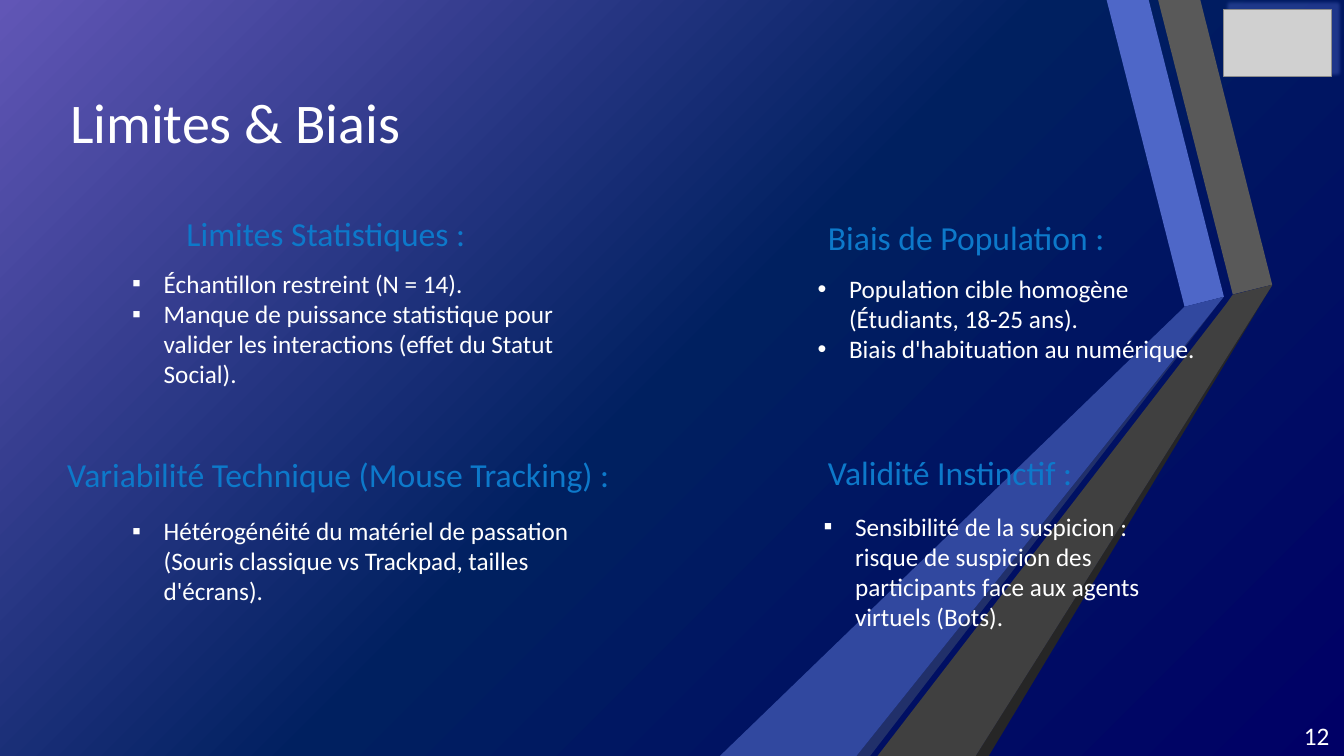
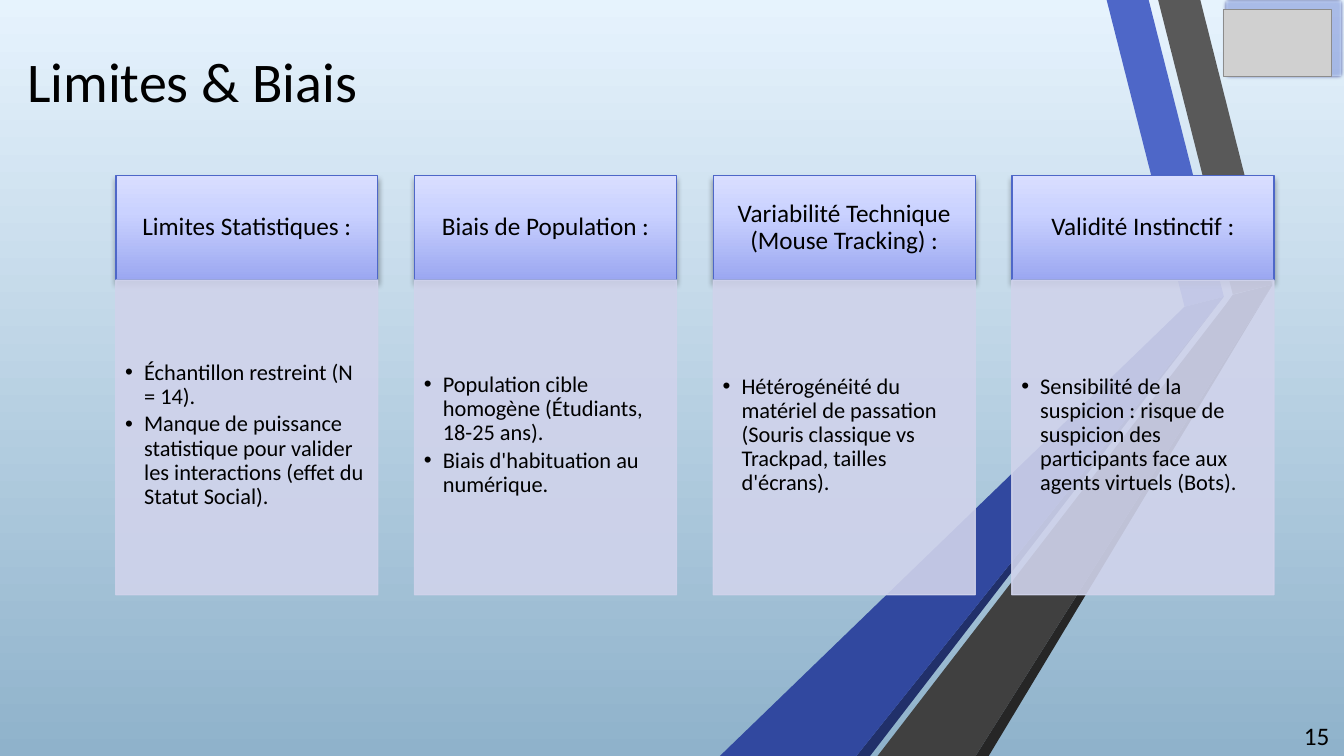
Before and after one commit to Milhane69/Portfolio-RABEHI-Milhane, a slide deck: slide 15 of Expérience.pptx (slide 12 before the commit). Drawn at 1344x756 pixels with LibreOffice and Linux fonts; fonts in the diff are those of the drawing; grey boxes stand for pictures. Boxes give left, top, right and bottom in pixels: in the first picture for what was removed or moved away, otherwise in the second. Text is boxed around its words. In the diff, an @@ line names an element or a change of style, - is before the commit and + after.

```diff
--- a/Expérience.pptx
+++ b/Expérience.pptx
@@ background gradient #6156B6 to #002060 to #000066 to gradient #E6F3FD to #8FB2CC @@
@@ rectangle at (x1=0, y1=0, x2=1344, y2=756): fill gradient #6156B6 to #002060 to #000066 to gradient #E6F3FD to #8FB2CC @@
@@ freeform shape at (x1=16, y1=0, x2=139, y2=582): fill #FFFFFF to #595959 @@
@@ title "Limites & Biais" moved from (x1=295, y1=104, x2=400, y2=144) to (x1=27, y1=63, x2=357, y2=103) @@
@@ title "Limites & Biais" at (x1=27, y1=63, x2=357, y2=103): text colour #FFFFFF to #000000 @@
@@ rectangle at (x1=1224, y1=0, x2=1344, y2=79): outline #3A4C94 1.25 pt to #606BAC 4.33 pt @@
@@ text "Limites Statistiques :" moved from (x1=70, y1=104, x2=448, y2=251) to (x1=142, y1=217, x2=339, y2=239) @@
@@ text "Biais de Population :" moved from (x1=828, y1=227, x2=1087, y2=256) to (x1=442, y1=217, x2=636, y2=239) @@
@@ text "Variabilité Technique (Mouse Tracking) :" moved from (x1=67, y1=463, x2=592, y2=493) to (x1=738, y1=204, x2=950, y2=254) @@
@@ size 24 to 18 pt, text colour #0D79CA to #000000; alignment left to centre; line spacing 1 to 0.9; more space between paragraphs; vertical alignment top to middle in 4 elements at (x1=142, y1=217, x2=339, y2=239), (x1=442, y1=217, x2=636, y2=239), (x1=738, y1=204, x2=950, y2=254), (x1=1051, y1=217, x2=1222, y2=236) @@
@@ text "Validité Instinctif :" moved from (x1=828, y1=458, x2=1055, y2=494) to (x1=1051, y1=217, x2=1222, y2=236) @@
@@ text "Échantillon restreint (N = 14)." moved from (x1=164, y1=272, x2=553, y2=386) to (x1=144, y1=361, x2=363, y2=507) @@
@@ text "Échantillon restreint (N = 14)." at (x1=144, y1=361, x2=363, y2=507): size 18 to 16 pt, text colour #FFFFFF to #000000; bullet ▪ to ••; list level 1 to 2 in "Échantillon restreint (N = 14)."; line spacing 1 to 0.9; list level 1 to 2 in "Manque de puissance statistique pour ..."; vertical alignment top to middle @@
@@ text "Population cible homogène (Étudiants, 18-25 ..." moved from (x1=849, y1=280, x2=1195, y2=365) to (x1=443, y1=376, x2=642, y2=496) @@
@@ text "Population cible homogène (Étudiants, 18-25 ..." at (x1=443, y1=376, x2=642, y2=496): size 18 to 16 pt, text colour #FFFFFF to #000000; bullet • to ••; list level 1 to 2 in "Population cible homogène (Étudiants, 18-25 ..."; line spacing 1 to 0.9; list level 1 to 2 in "Biais d'habituation au numérique."; vertical alignment top to middle @@
@@ text "Hétérogénéité du matériel de passation ..." moved from (x1=164, y1=522, x2=568, y2=604) to (x1=742, y1=378, x2=936, y2=493) @@
@@ text "Hétérogénéité du matériel de passation ..." at (x1=742, y1=378, x2=936, y2=493): size 18 to 16 pt, text colour #FFFFFF to #000000; bullet ▪ to ••; list level 1 to 2 in "Hétérogénéité du matériel de passation ..."; line spacing 1 to 0.9; vertical alignment top to middle @@
@@ text "Sensibilité de la suspicion : ..." moved from (x1=855, y1=515, x2=1140, y2=633) to (x1=1040, y1=378, x2=1236, y2=494) @@
@@ text "Sensibilité de la suspicion : ..." at (x1=1040, y1=378, x2=1236, y2=494): size 18 to 16 pt, text colour #FFFFFF to #000000; bullet ▪ to ••; list level 1 to 2 in "Sensibilité de la suspicion : ..."; line spacing 1 to 0.9; vertical alignment top to middle @@
@@ group added at (x1=116, y1=175, x2=1274, y2=595): 8 rectangles @@
@@ freeform shape at (x1=16, y1=578, x2=151, y2=756): fill #FFFFFF to #262626 @@
@@ freeform shape at (x1=16, y1=578, x2=203, y2=756): fill #FFFFFF to #404040 @@
@@ page number at (x1=1304, y1=728, x2=1330, y2=745): text changed; text colour #FFFFFF to #000000 @@
-12
+15
```
Also in this commit, not shown: 12 other slides changed, 4 slides added, 1 other file.
